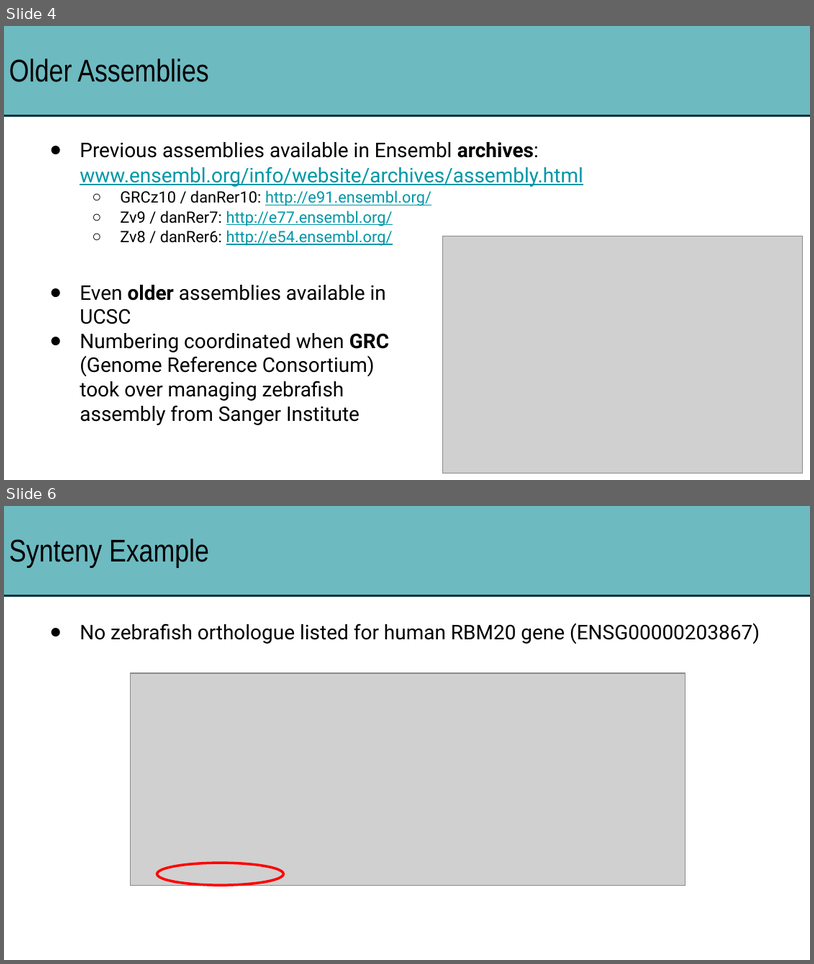
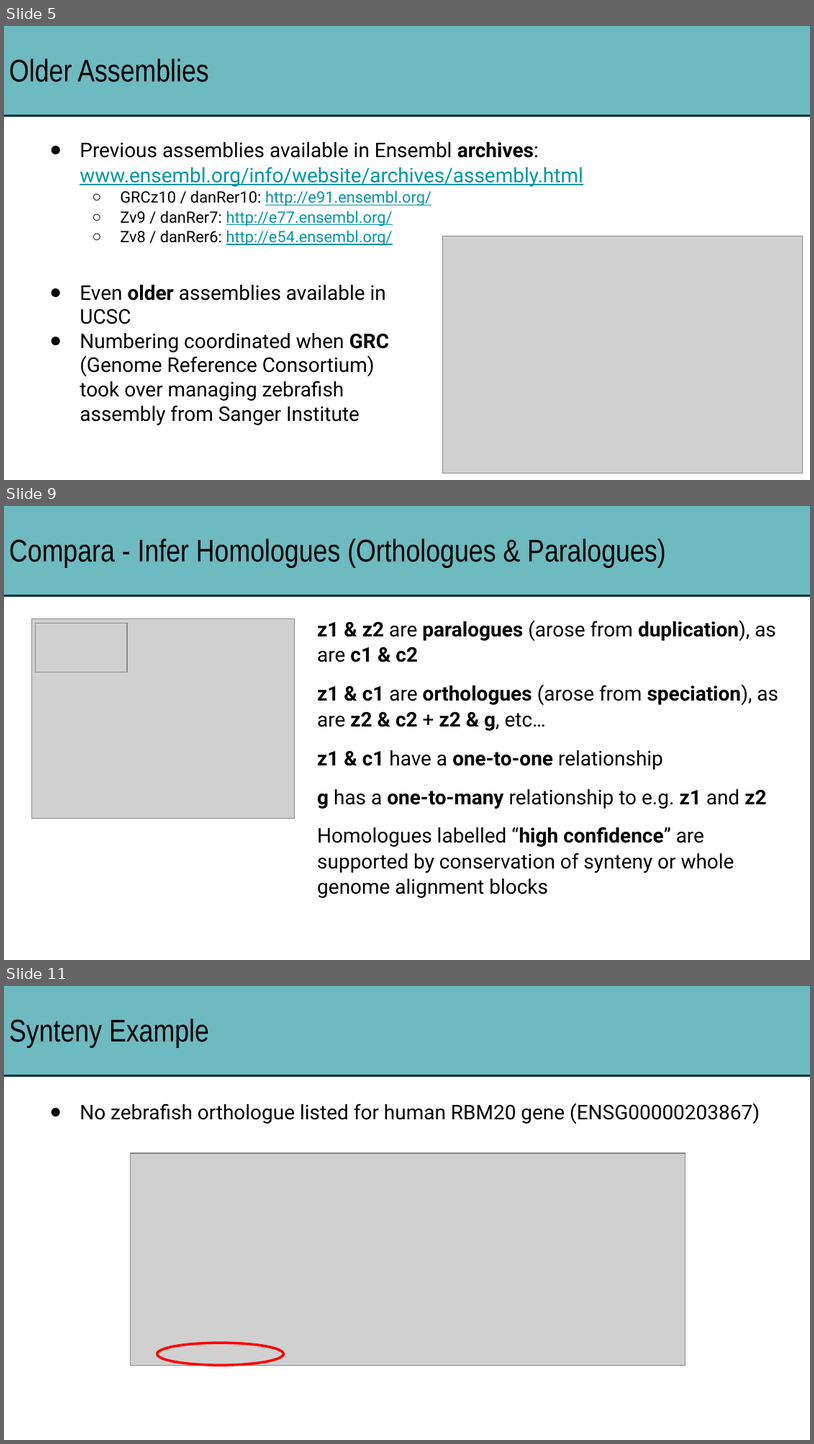
Before and after one commit to iansealy/funcgen2022, a slide deck: downloads/ensembl-extra.pptx. Shown one above the other, each under a label of ours: slides 4 and 6 before the commit, slides 5, 9 and 11 after it; the slides between them are not shown. The pictures are 814x964 and 814x1444 pixels, drawn with LibreOffice and Linux fonts; fonts in the diff are those of the drawing; grey boxes stand for pictures. Boxes give left, top, right and bottom in pixels: in the first picture for what was removed or moved away, otherwise in the second. Text is boxed around its words. In the diff, an @@ line names an element or a change of style, - is before the commit and + after.

```diff
--- a/downloads/ensembl-extra.pptx
+++ b/downloads/ensembl-extra.pptx
@@ slide 9 added at (4, 506, 810, 960), background #FFFFFF @@
@@ title added at (4, 506, 810, 596), fill #6DBAC1, outline #0D3539 1.5 pt, 28 pt, text #000000 @@
+Compara - Infer Homologues (Orthologues & Paralogues)
@@ picture added at (31, 618, 294, 818) @@
@@ picture added at (36, 623, 127, 672) @@
@@ text added at (317, 620, 779, 898), 18 pt, text #000000 @@
+z1 & z2 are paralogues (arose from duplication), as are c1 & c2
+z1 & c1 are orthologues (arose from speciation), as are z2 & c2 + z2 & g, etc…
+z1 & c1 have a one-to-one relationship
+g has a one-to-many relationship to e.g. z1 and z2
+Homologues labelled “high confidence” are supported by conservation of synteny or whole genome alignment blocks
@@ what was slide 4 is now slide 5 @@
@@ what was slide 6 is now slide 11 @@
```
Also in this commit, not shown: 2 slides changed, 4 other slides added, 1 other file.
